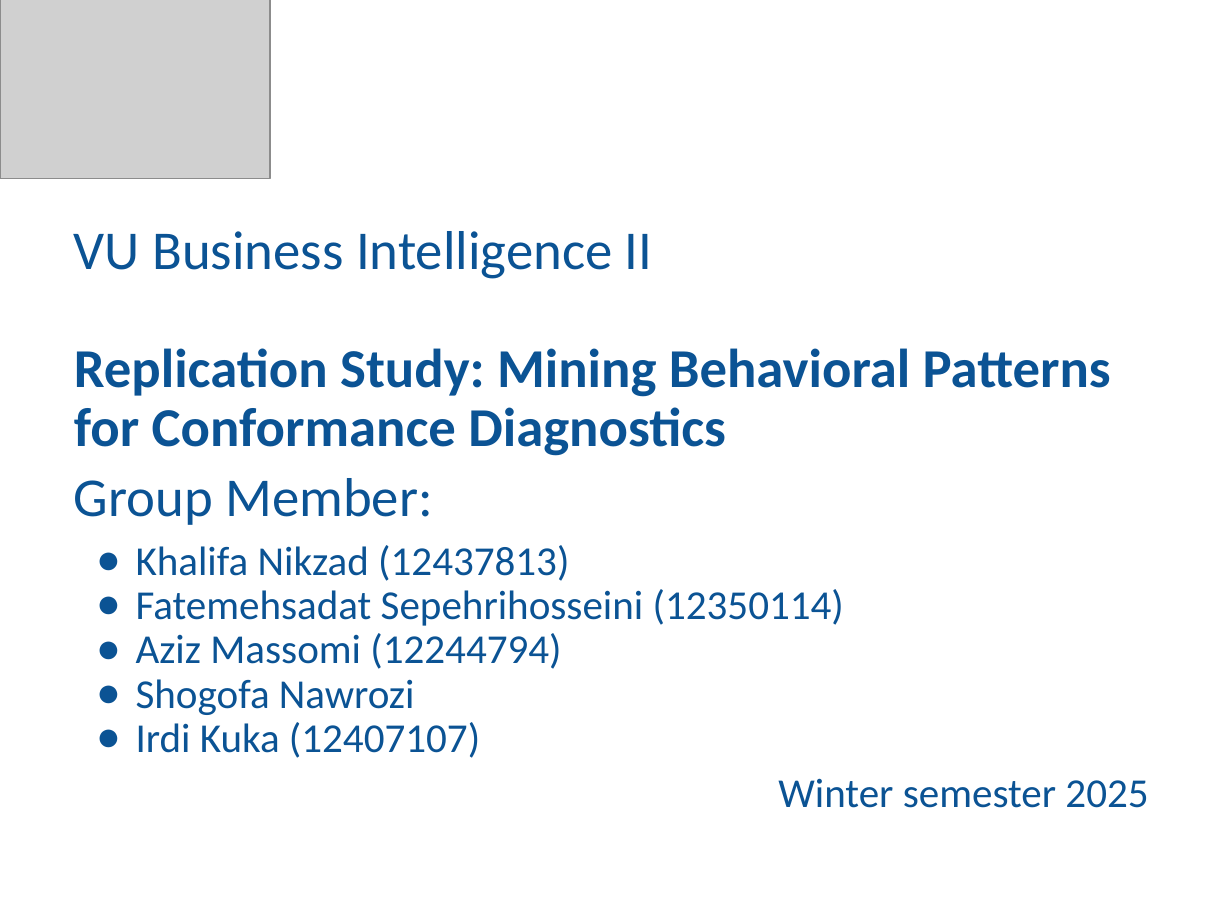
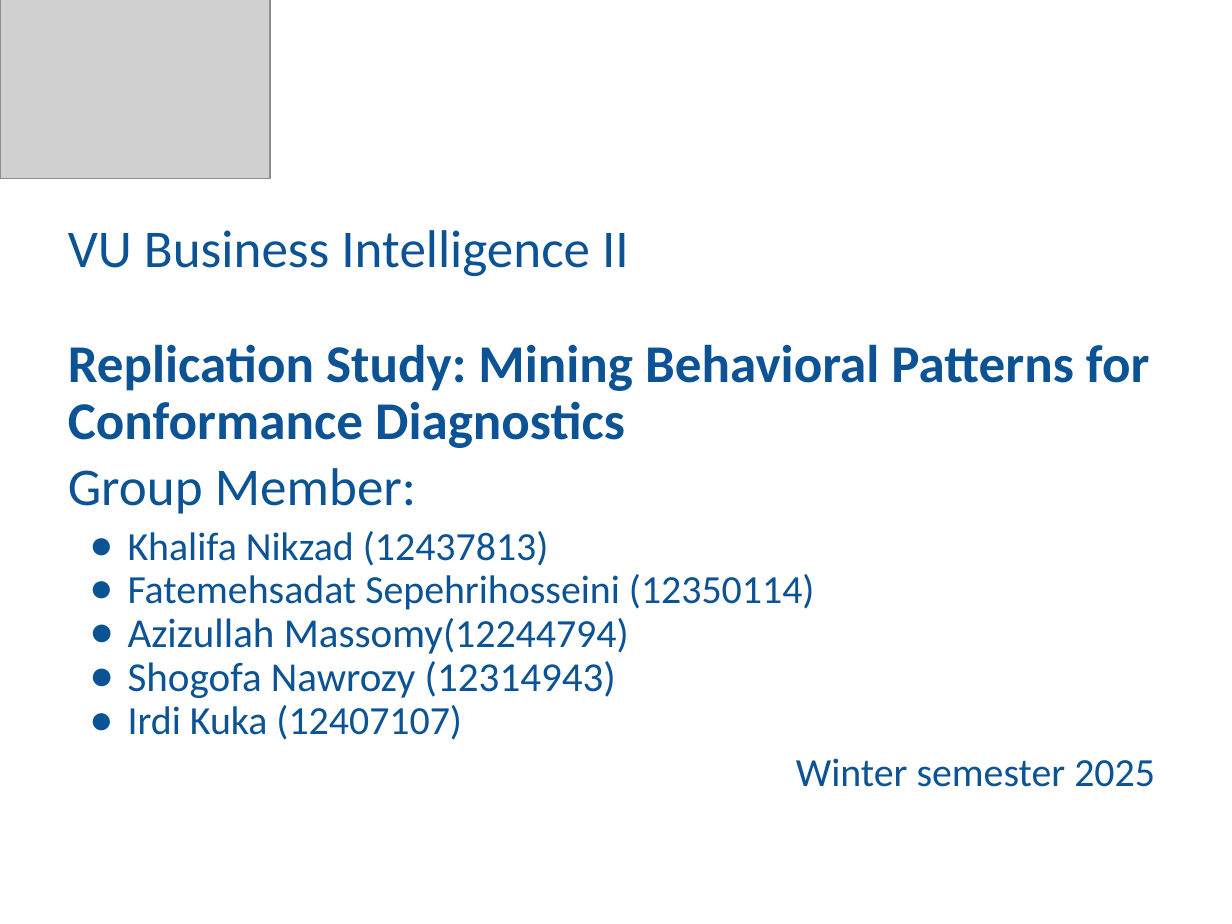
Before and after one commit to knikzad/process-mining-conformance-diagnostics-replication, a slide deck: slide 1 of presentation/Replication_Presentation.pptx. Drawn at 1232x924 pixels with LibreOffice and Linux fonts; fonts in the diff are those of the drawing; grey boxes stand for pictures. Boxes give left, top, right and bottom in pixels: in the first picture for what was removed or moved away, otherwise in the second. Text is boxed around its words. In the diff, an @@ line names an element or a change of style, - is before the commit and + after.

```diff
--- a/presentation/Replication_Presentation.pptx
+++ b/presentation/Replication_Presentation.pptx
@@ text at bbox=[68, 230, 1155, 787]: size 32 to 31 pt in "VU Business Intelligence II", "Replication Study: Mining Behavioral Patterns for Conformanc ...", "Group Member:"; size 24 to 23.3 pt in "Khalifa Nikzad (12437813)", "Fatemehsadat Sepehrihosseini (12350114)", "Irdi Kuka (12407107)", "Winter semester 2025"; less space between paragraphs; indent changed @@
@@ text at bbox=[128, 618, 629, 698]: text changed @@
-● Aziz Massomi (12244794)
-● Shogofa Nawrozi
+● Azizullah Massomy(12244794)
+● Shogofa Nawrozy (12314943)
```
Also in this commit, not shown: 11 other slides changed, 2 slides added, 1 other file.
